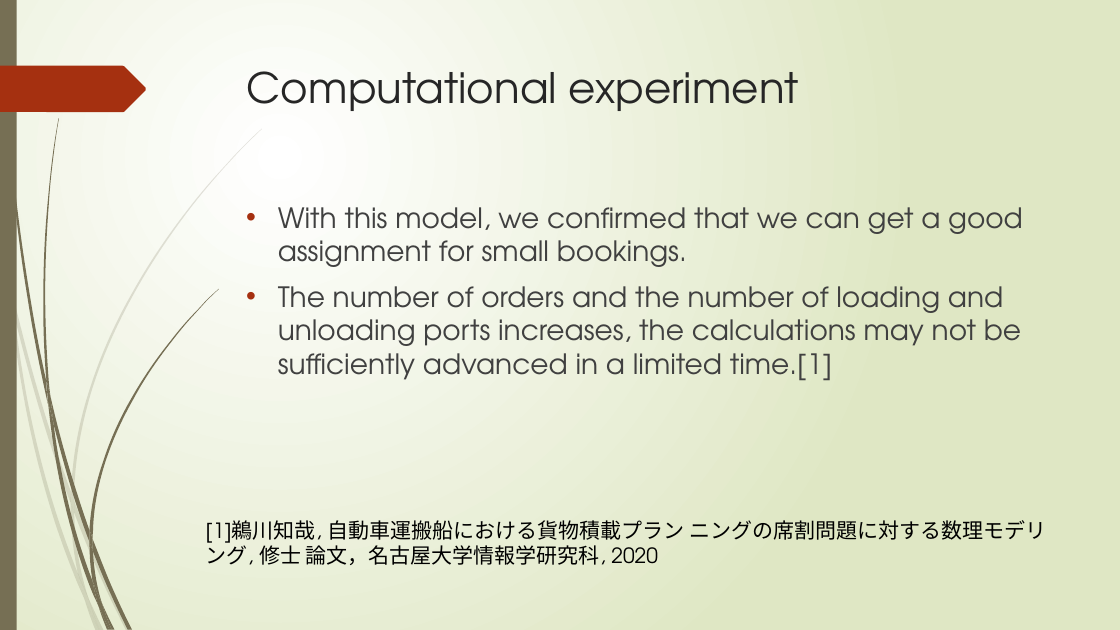
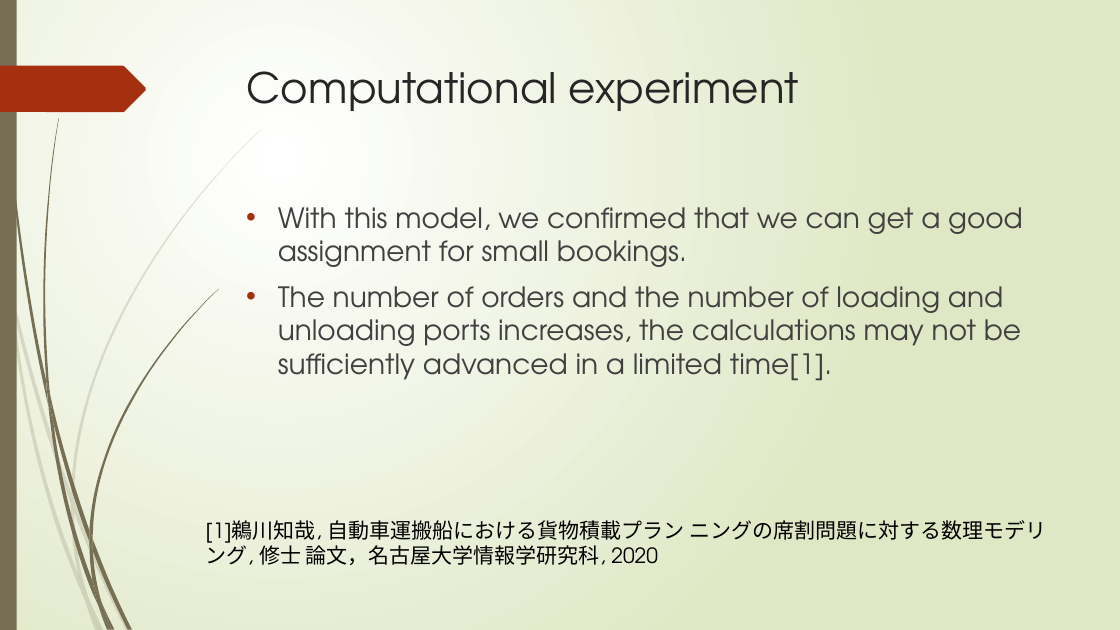
Before and after one commit to r-kurosu/kline_new, a slide deck: slide 27 of 竹田_修論発表.pptx. Drawn at 1120x630 pixels with LibreOffice and Linux fonts; fonts in the diff are those of the drawing. Boxes give left, top, right and bottom in pixels: in the first picture for what was removed or moved away, otherwise in the second. Text is boxed around its words. In the diff, an @@ line names an element or a change of style, - is before the commit and + after.

```diff
--- a/竹田_修論発表.pptx
+++ b/竹田_修論発表.pptx
@@ text at [278, 286, 1021, 381]: text changed @@
-• The number of orders and the number of loading and unloading ports increases, the calculations may not be sufficiently advanced in a limited time.[1]
+• The number of orders and the number of loading and unloading ports increases, the calculations may not be sufficiently advanced in a limited time[1].
```
Also in this commit, not shown: 4 other slides changed.
